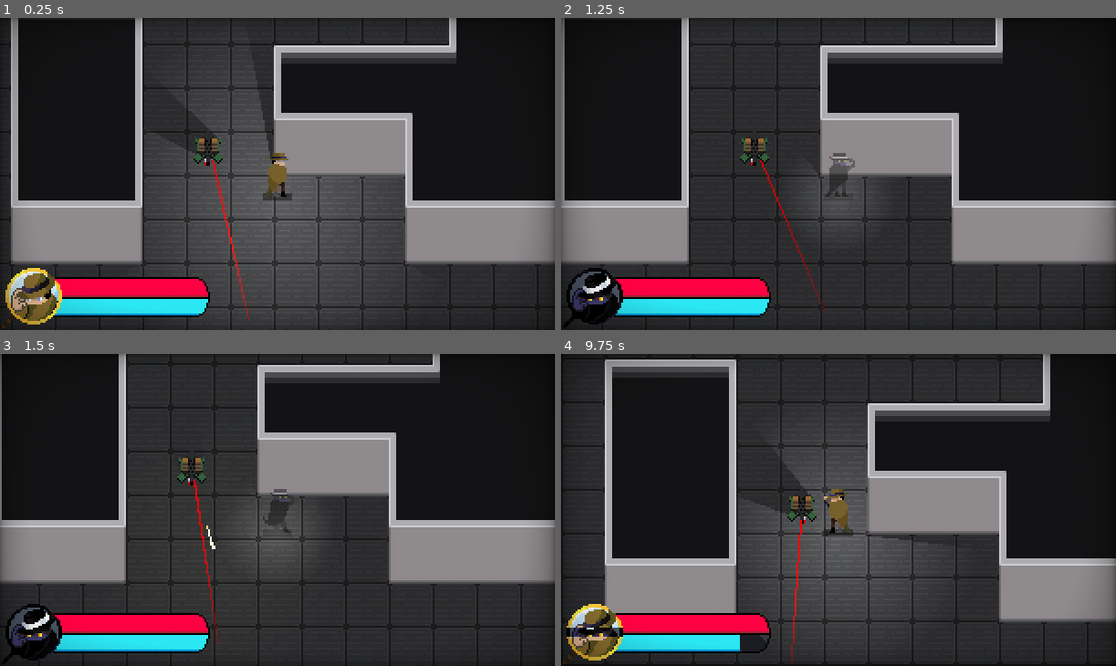
Above: before the commit, frames 1-4 (two rows, left to right).
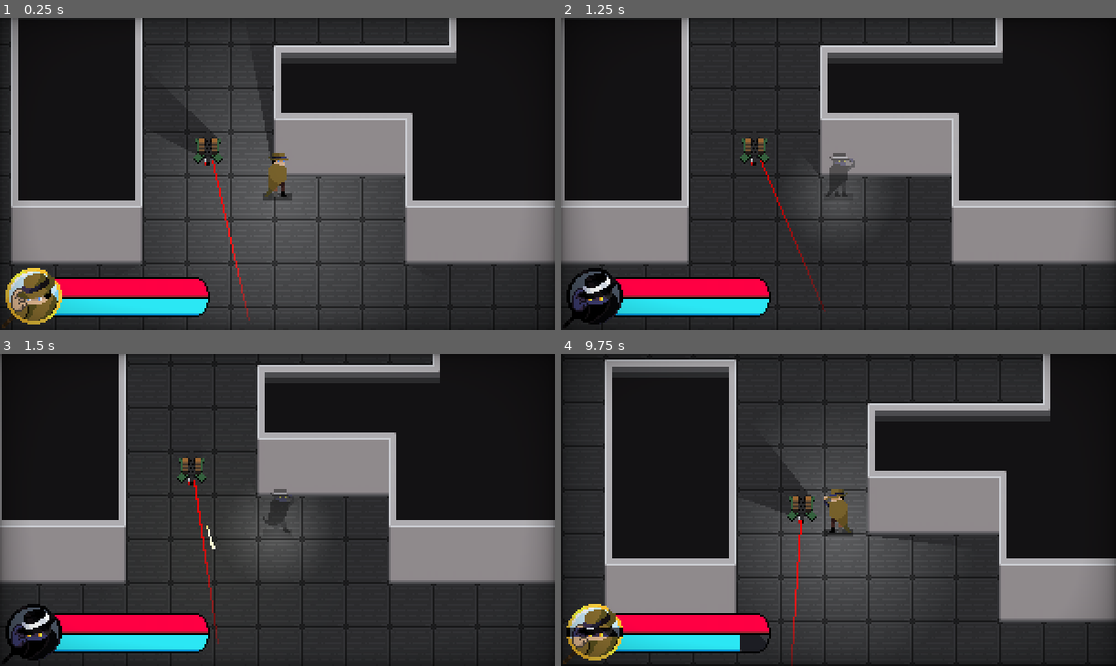
Above: after the commit, the same moments.

Repository: Cabidge/SGD1
Game: Godot game, scene res://assets/Main.tscn
Two runs of this game, one before a commit and one after it. Both use one fixed random seed, a clock stepped at 60 frames per second and the inputs below. The engine's default icon, where the game draws it, is replaced by a stand-in: a white triangle on a blue panel in a dark square.
Inputs (mouse positions are in pixels of both pictures, inside the frame that each line leads up to):
- Up to frame 1 (0.25 s): no input
- Up to frame 2 (1.25 s): move the mouse to (960, 158) at 0.52 s; hold D (move_right) from 0.53 s (still down); hold Right mouse button (stealth) from 0.53 s (still down)
- Up to frame 3 (1.5 s): move the mouse to (166, 525) at 1.27 s; release D (move_right) at 1.28 s; release Right mouse button (stealth) at 1.28 s; hold S (move_down) from 1.28 s (still down); click (166, 525) at 1.35 s
- Up to frame 4 (9.75 s): right-click (727, 525) at 1.55 s; move the mouse to (894, 441) at 2.02 s; release S (move_down) at 2.03 s; hold D (move_right) 2.03-2.78 s; hold Right mouse button (stealth) 2.03-2.78 s; move the mouse to (810, 572) at 2.77 s; hold W (move_up) 2.78-3.53 s; right-click (810, 572) at 2.85 s; move the mouse to (1005, 556) at 3.52 s; press the mouse at (1005, 556) at 3.53 s; hold A (move_left) 3.53-5.03 s; right-click (1005, 556) at 3.8 s; move the mouse to (672, 463) at 4.27 s; release the mouse at (672, 463) at 4.28 s; right-click (672, 463) at 4.35 s; move the mouse to (866, 510) at 5.02 s; hold S (move_down) 5.03-5.78 s; hold Right mouse button (stealth) 5.03-5.78 s; move the mouse to (755, 432) at 5.77 s; hold D (move_right) 5.78-6.53 s; click (755, 432) at 5.85 s; right-click (755, 432) at 6.05 s; move the mouse to (960, 494) at 6.52 s; hold W (move_up) 6.53-7.28 s; hold Right mouse button (stealth) 6.53-7.28 s; move the mouse to (727, 525) at 7.27 s; hold D (move_right) 7.28-8.03 s; right-click (727, 525) at 7.35 s; move the mouse to (894, 441) at 8.02 s; press the mouse at (894, 441) at 8.03 s; hold S (move_down) 8.03-8.78 s; right-click (894, 441) at 8.3 s; move the mouse to (810, 572) at 8.77 s; release the mouse at (810, 572) at 8.78 s; hold A (move_left) 8.78-9.53 s; right-click (810, 572) at 8.85 s; move the mouse to (1005, 556) at 9.52 s; hold W (move_up) from 9.53 s (still down); hold Right mouse button (stealth) from 9.53 s (still down)

Frames 1-3 are identical in both runs. In frame 4, less than 0.1% of the frame differs, in the area x 42-45%, y 46-55%.

Commit message:
Removed horizontal flipping turret

Diff:
--- a/assets/player/Player.tscn
+++ b/assets/player/Player.tscn
@@ -64,261 +64,261 @@
 "values": [ Color( 1, 1, 1, 1 ), Color( 1, 1, 1, 0.403922 ) ]
 }
 
-[sub_resource type="RectangleShape2D" id=1]
+[sub_resource type="RectangleShape2D" id=2]
 extents = Vector2( 9, 4 )
 
-[sub_resource type="AtlasTexture" id=2]
+[sub_resource type="AtlasTexture" id=3]
 atlas = ExtResource( 9 )
 region = Rect2( 0, 0, 24, 24 )
 
-[sub_resource type="AtlasTexture" id=55]
+[sub_resource type="AtlasTexture" id=4]
 atlas = ExtResource( 6 )
 region = Rect2( 48, 72, 24, 24 )
 
-[sub_resource type="AtlasTexture" id=56]
+[sub_resource type="AtlasTexture" id=5]
 atlas = ExtResource( 6 )
 region = Rect2( 72, 72, 24, 24 )
 
-[sub_resource type="AtlasTexture" id=57]
+[sub_resource type="AtlasTexture" id=6]
 atlas = ExtResource( 6 )
 region = Rect2( 96, 72, 24, 24 )
 
-[sub_resource type="AtlasTexture" id=58]
+[sub_resource type="AtlasTexture" id=7]
 atlas = ExtResource( 6 )
 region = Rect2( 120, 72, 24, 24 )
 
-[sub_resource type="AtlasTexture" id=59]
+[sub_resource type="AtlasTexture" id=8]
 atlas = ExtResource( 6 )
 region = Rect2( 144, 72, 24, 24 )
 
-[sub_resource type="AtlasTexture" id=60]
+[sub_resource type="AtlasTexture" id=9]
 atlas = ExtResource( 6 )
 region = Rect2( 96, 0, 24, 24 )
 
-[sub_resource type="AtlasTexture" id=61]
+[sub_resource type="AtlasTexture" id=10]
 atlas = ExtResource( 6 )
 region = Rect2( 120, 0, 24, 24 )
 
-[sub_resource type="AtlasTexture" id=62]
+[sub_resource type="AtlasTexture" id=11]
 atlas = ExtResource( 6 )
 region = Rect2( 144, 0, 24, 24 )
 
-[sub_resource type="AtlasTexture" id=63]
+[sub_resource type="AtlasTexture" id=12]
 atlas = ExtResource( 6 )
 region = Rect2( 0, 24, 24, 24 )
 
-[sub_resource type="AtlasTexture" id=64]
+[sub_resource type="AtlasTexture" id=13]
 atlas = ExtResource( 6 )
 region = Rect2( 24, 24, 24, 24 )
 
-[sub_resource type="AtlasTexture" id=65]
+[sub_resource type="AtlasTexture" id=14]
 atlas = ExtResource( 6 )
 region = Rect2( 48, 24, 24, 24 )
 
-[sub_resource type="AtlasTexture" id=66]
+[sub_resource type="AtlasTexture" id=15]
 atlas = ExtResource( 6 )
 region = Rect2( 72, 24, 24, 24 )
 
-[sub_resource type="AtlasTexture" id=67]
+[sub_resource type="AtlasTexture" id=16]
 atlas = ExtResource( 6 )
 region = Rect2( 96, 24, 24, 24 )
 
-[sub_resource type="AtlasTexture" id=68]
+[sub_resource type="AtlasTexture" id=17]
 atlas = ExtResource( 6 )
 region = Rect2( 120, 24, 24, 24 )
 
-[sub_resource type="AtlasTexture" id=69]
+[sub_resource type="AtlasTexture" id=18]
+atlas = ExtResource( 6 )
+region = Rect2( 96, 48, 24, 24 )
+
+[sub_resource type="AtlasTexture" id=19]
+atlas = ExtResource( 6 )
+region = Rect2( 72, 48, 24, 24 )
+
+[sub_resource type="AtlasTexture" id=20]
+atlas = ExtResource( 6 )
+region = Rect2( 48, 48, 24, 24 )
+
+[sub_resource type="AtlasTexture" id=21]
 atlas = ExtResource( 5 )
 region = Rect2( 0, 0, 24, 24 )
 
-[sub_resource type="AtlasTexture" id=70]
+[sub_resource type="AtlasTexture" id=22]
 atlas = ExtResource( 5 )
 region = Rect2( 24, 0, 24, 24 )
 
-[sub_resource type="AtlasTexture" id=71]
+[sub_resource type="AtlasTexture" id=23]
 atlas = ExtResource( 5 )
 region = Rect2( 48, 0, 24, 24 )
 
-[sub_resource type="AtlasTexture" id=72]
+[sub_resource type="AtlasTexture" id=24]
 atlas = ExtResource( 5 )
 region = Rect2( 72, 0, 24, 24 )
 
-[sub_resource type="AtlasTexture" id=73]
+[sub_resource type="AtlasTexture" id=25]
 atlas = ExtResource( 5 )
 region = Rect2( 0, 24, 24, 24 )
 
-[sub_resource type="AtlasTexture" id=74]
+[sub_resource type="AtlasTexture" id=26]
 atlas = ExtResource( 5 )
 region = Rect2( 24, 24, 24, 24 )
 
-[sub_resource type="AtlasTexture" id=75]
+[sub_resource type="AtlasTexture" id=27]
 atlas = ExtResource( 5 )
 region = Rect2( 48, 24, 24, 24 )
 
-[sub_resource type="AtlasTexture" id=76]
+[sub_resource type="AtlasTexture" id=28]
 atlas = ExtResource( 5 )
 region = Rect2( 72, 24, 24, 24 )
 
-[sub_resource type="AtlasTexture" id=77]
+[sub_resource type="AtlasTexture" id=29]
 atlas = ExtResource( 5 )
 region = Rect2( 0, 48, 24, 24 )
 
-[sub_resource type="AtlasTexture" id=78]
+[sub_resource type="AtlasTexture" id=30]
 atlas = ExtResource( 5 )
 region = Rect2( 24, 48, 24, 24 )
 
-[sub_resource type="AtlasTexture" id=79]
+[sub_resource type="AtlasTexture" id=31]
+atlas = ExtResource( 7 )
+region = Rect2( 0, 0, 24, 24 )
+
+[sub_resource type="AtlasTexture" id=32]
 atlas = ExtResource( 6 )
 region = Rect2( 72, 120, 24, 24 )
 
-[sub_resource type="AtlasTexture" id=80]
+[sub_resource type="AtlasTexture" id=33]
 atlas = ExtResource( 6 )
 region = Rect2( 96, 120, 24, 24 )
 
-[sub_resource type="AtlasTexture" id=81]
+[sub_resource type="AtlasTexture" id=34]
 atlas = ExtResource( 6 )
 region = Rect2( 120, 120, 24, 24 )
 
-[sub_resource type="AtlasTexture" id=82]
+[sub_resource type="AtlasTexture" id=35]
 atlas = ExtResource( 6 )
 region = Rect2( 144, 120, 24, 24 )
 
-[sub_resource type="AtlasTexture" id=83]
+[sub_resource type="AtlasTexture" id=36]
 atlas = ExtResource( 6 )
 region = Rect2( 0, 144, 24, 24 )
 
-[sub_resource type="AtlasTexture" id=84]
+[sub_resource type="AtlasTexture" id=37]
 atlas = ExtResource( 6 )
 region = Rect2( 24, 144, 24, 24 )
 
-[sub_resource type="AtlasTexture" id=85]
+[sub_resource type="AtlasTexture" id=38]
 atlas = ExtResource( 6 )
 region = Rect2( 48, 144, 24, 24 )
 
-[sub_resource type="AtlasTexture" id=86]
-atlas = ExtResource( 7 )
-region = Rect2( 0, 0, 24, 24 )
-
-[sub_resource type="AtlasTexture" id=87]
+[sub_resource type="AtlasTexture" id=39]
 atlas = ExtResource( 7 )
 region = Rect2( 24, 0, 24, 24 )
 
-[sub_resource type="AtlasTexture" id=88]
+[sub_resource type="AtlasTexture" id=40]
 atlas = ExtResource( 7 )
 region = Rect2( 48, 0, 24, 24 )
 
-[sub_resource type="AtlasTexture" id=89]
+[sub_resource type="AtlasTexture" id=41]
 atlas = ExtResource( 7 )
 region = Rect2( 72, 0, 24, 24 )
 
-[sub_resource type="AtlasTexture" id=90]
+[sub_resource type="AtlasTexture" id=42]
 atlas = ExtResource( 7 )
 region = Rect2( 0, 24, 24, 24 )
 
-[sub_resource type="AtlasTexture" id=91]
+[sub_resource type="AtlasTexture" id=43]
 atlas = ExtResource( 7 )
 region = Rect2( 24, 24, 24, 24 )
 
-[sub_resource type="AtlasTexture" id=92]
+[sub_resource type="AtlasTexture" id=44]
 atlas = ExtResource( 7 )
 region = Rect2( 48, 24, 24, 24 )
 
-[sub_resource type="AtlasTexture" id=93]
+[sub_resource type="AtlasTexture" id=45]
 atlas = ExtResource( 7 )
 region = Rect2( 72, 24, 24, 24 )
 
-[sub_resource type="AtlasTexture" id=94]
+[sub_resource type="AtlasTexture" id=46]
 atlas = ExtResource( 7 )
 region = Rect2( 0, 48, 24, 24 )
 
-[sub_resource type="AtlasTexture" id=95]
+[sub_resource type="AtlasTexture" id=47]
 atlas = ExtResource( 7 )
 region = Rect2( 24, 48, 24, 24 )
 
-[sub_resource type="AtlasTexture" id=96]
+[sub_resource type="AtlasTexture" id=48]
 atlas = ExtResource( 7 )
 region = Rect2( 48, 48, 24, 24 )
 
-[sub_resource type="AtlasTexture" id=97]
+[sub_resource type="AtlasTexture" id=49]
 atlas = ExtResource( 6 )
 region = Rect2( 120, 48, 24, 24 )
 
-[sub_resource type="AtlasTexture" id=98]
+[sub_resource type="AtlasTexture" id=50]
 atlas = ExtResource( 6 )
 region = Rect2( 144, 48, 24, 24 )
 
-[sub_resource type="AtlasTexture" id=99]
+[sub_resource type="AtlasTexture" id=51]
 atlas = ExtResource( 6 )
 region = Rect2( 0, 72, 24, 24 )
 
-[sub_resource type="AtlasTexture" id=100]
+[sub_resource type="AtlasTexture" id=52]
 atlas = ExtResource( 6 )
 region = Rect2( 24, 72, 24, 24 )
 
-[sub_resource type="AtlasTexture" id=101]
-atlas = ExtResource( 6 )
-region = Rect2( 96, 48, 24, 24 )
-
-[sub_resource type="AtlasTexture" id=102]
-atlas = ExtResource( 6 )
-region = Rect2( 72, 48, 24, 24 )
-
-[sub_resource type="AtlasTexture" id=103]
-atlas = ExtResource( 6 )
-region = Rect2( 48, 48, 24, 24 )
-
-[sub_resource type="SpriteFrames" id=104]
+[sub_resource type="SpriteFrames" id=53]
 animations = [ {
-"frames": [ SubResource( 2 ) ],
+"frames": [ SubResource( 3 ) ],
 "loop": false,
 "name": "default",
 "speed": 5.0
 }, {
-"frames": [ SubResource( 55 ), SubResource( 56 ), SubResource( 57 ), SubResource( 58 ), SubResource( 59 ) ],
+"frames": [ SubResource( 4 ), SubResource( 5 ), SubResource( 6 ), SubResource( 7 ), SubResource( 8 ) ],
 "loop": true,
 "name": "idle",
 "speed": 6.0
 }, {
-"frames": [ SubResource( 60 ), SubResource( 61 ), SubResource( 62 ), SubResource( 63 ), SubResource( 64 ), SubResource( 65 ), SubResource( 66 ), SubResource( 67 ), SubResource( 68 ) ],
+"frames": [ SubResource( 9 ), SubResource( 10 ), SubResource( 11 ), SubResource( 12 ), SubResource( 13 ), SubResource( 14 ), SubResource( 15 ), SubResource( 16 ), SubResource( 17 ) ],
 "loop": false,
 "name": "transition",
 "speed": 11.0
 }, {
-"frames": [ SubResource( 69 ), SubResource( 70 ), SubResource( 71 ), SubResource( 72 ), SubResource( 73 ), SubResource( 74 ), SubResource( 75 ), SubResource( 76 ), SubResource( 77 ), SubResource( 78 ) ],
+"frames": [ SubResource( 18 ), SubResource( 19 ), SubResource( 20 ) ],
+"loop": false,
+"name": "parry",
+"speed": 12.0
+}, {
+"frames": [ SubResource( 21 ), SubResource( 22 ), SubResource( 23 ), SubResource( 24 ), SubResource( 25 ), SubResource( 26 ), SubResource( 27 ), SubResource( 28 ), SubResource( 29 ), SubResource( 30 ) ],
 "loop": true,
 "name": "walk",
 "speed": 15.0
 }, {
-"frames": [ SubResource( 79 ), SubResource( 80 ), SubResource( 81 ), SubResource( 82 ), SubResource( 83 ), SubResource( 84 ), SubResource( 85 ) ],
+"frames": [ SubResource( 31 ) ],
+"loop": false,
+"name": "default_stealth",
+"speed": 5.0
+}, {
+"frames": [ SubResource( 32 ), SubResource( 33 ), SubResource( 34 ), SubResource( 35 ), SubResource( 36 ), SubResource( 37 ), SubResource( 38 ) ],
 "loop": false,
 "name": "stab",
 "speed": 10.0
 }, {
-"frames": [ SubResource( 86 ) ],
-"loop": false,
-"name": "default_stealth",
-"speed": 5.0
-}, {
-"frames": [ SubResource( 87 ), SubResource( 88 ), SubResource( 89 ), SubResource( 90 ), SubResource( 91 ), SubResource( 92 ), SubResource( 93 ), SubResource( 94 ), SubResource( 95 ), SubResource( 96 ) ],
+"frames": [ SubResource( 39 ), SubResource( 40 ), SubResource( 41 ), SubResource( 42 ), SubResource( 43 ), SubResource( 44 ), SubResource( 45 ), SubResource( 46 ), SubResource( 47 ), SubResource( 48 ) ],
 "loop": true,
 "name": "walk_stealth",
 "speed": 15.0
 }, {
-"frames": [ SubResource( 97 ), SubResource( 98 ), SubResource( 99 ), SubResource( 100 ) ],
+"frames": [ SubResource( 49 ), SubResource( 50 ), SubResource( 51 ), SubResource( 52 ) ],
 "loop": false,
 "name": "idle_start",
 "speed": 5.0
-}, {
-"frames": [ SubResource( 101 ), SubResource( 102 ), SubResource( 103 ) ],
-"loop": false,
-"name": "parry",
-"speed": 12.0
 } ]
 
-[sub_resource type="Curve" id=53]
+[sub_resource type="Curve" id=54]
 _data = [ Vector2( 0, 0 ), 0.0, 0.172348, 0, 0, Vector2( 1, 1 ), 0.127273, 0.0, 0, 0 ]
 
-[sub_resource type="Animation" id=54]
+[sub_resource type="Animation" id=55]
 length = 0.1
 tracks/0/type = "value"
 tracks/0/path = NodePath("TrailPivot:rotation_degrees")
@@ -352,12 +352,12 @@
 
 [node name="CollisionShape2D" type="CollisionShape2D" parent="."]
 visible = false
-shape = SubResource( 1 )
+shape = SubResource( 2 )
 
 [node name="Sprite" type="AnimatedSprite" parent="."]
 light_mask = 0
 position = Vector2( 0, -12 )
-frames = SubResource( 104 )
+frames = SubResource( 53 )
 playing = true
 script = ExtResource( 15 )
 
--- a/assets/turret/sprites/Sprite.gd
+++ b/assets/turret/sprites/Sprite.gd
@@ -9,8 +9,8 @@
 	angle = new
 
 	var beta = fposmod(angle + PI/2, 2 * PI) - PI
-	flip_h = beta < 0
 	turn_frame = int(round(abs(beta) / (PI / 4.0)))
+	flip_h = beta < 0 and turn_frame != 0 and turn_frame != 4
 	update_frame()
 
 func update_frame():
Not shown: 5 places in assets/player/Player.tscn that only renumber resources
Not shown: 3 places in assets/turret/Turret.tscn that only renumber resources
